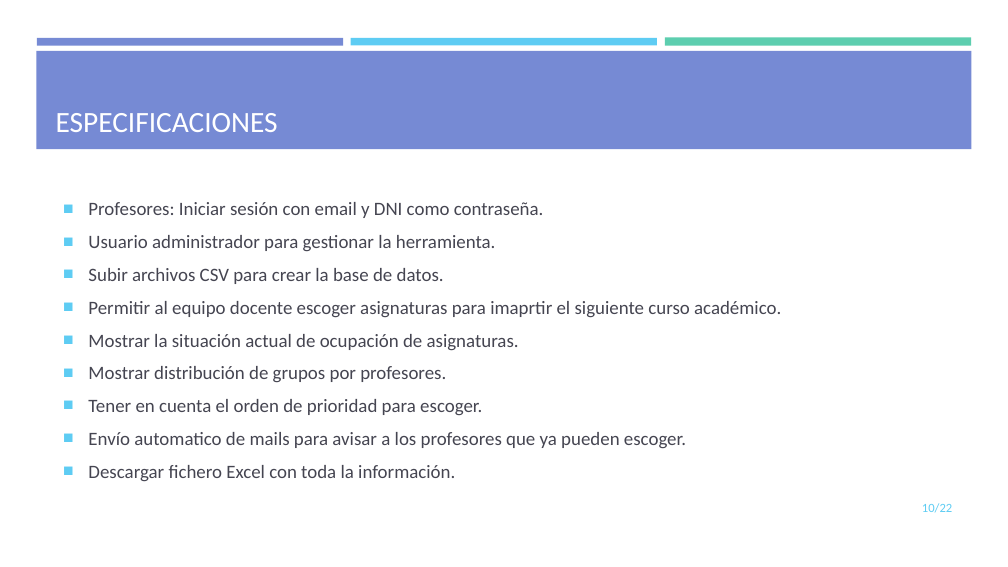
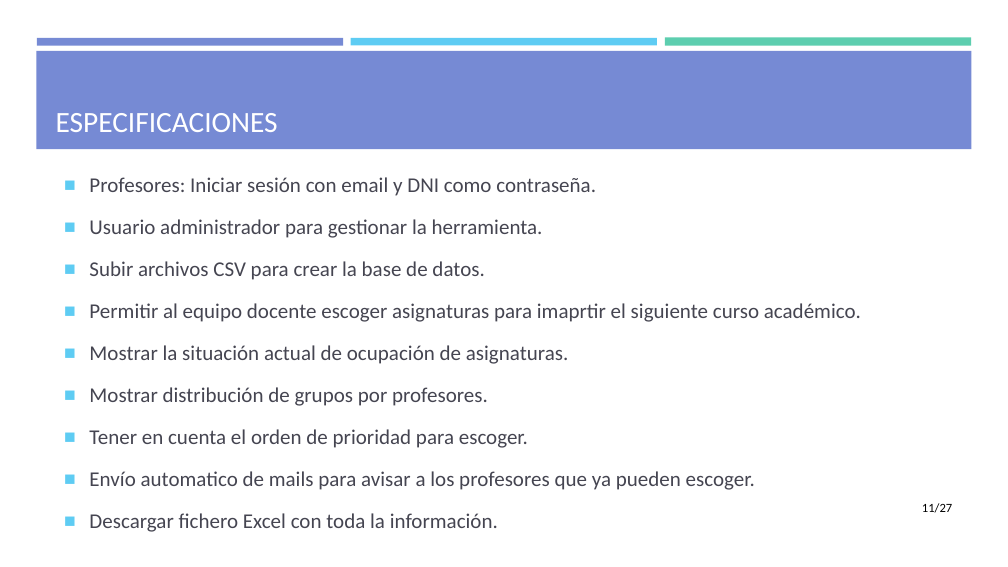
Before and after one commit to mdlunag/tfg, a slide deck: slide 11 of tfg_presentacio.pptx (slide 10 before the commit). Drawn at 1008x567 pixels with LibreOffice and Linux fonts; fonts in the diff are those of the drawing. Boxes give left, top, right and bottom in pixels: in the first picture for what was removed or moved away, otherwise in the second. Text is boxed around its words. In the diff, an @@ line names an element or a change of style, - is before the commit and + after.

```diff
--- a/tfg_presentacio.pptx
+++ b/tfg_presentacio.pptx
@@ text "Profesores: Iniciar sesión con email ...": place and size @@
-text "Profesores: Iniciar sesión con email ..." at [88, 202, 781, 481]
+text "Profesores: Iniciar sesión con email ..." at [89, 177, 861, 532]
@@ text "Profesores: Iniciar sesión con email ..." at [89, 177, 861, 532]: size 18 to 20 pt; line spacing 1 to 30pt @@
@@ page number at [922, 503, 952, 513]: text changed; text colour #5ECCF3 to #000000 @@
-10/22
+11/27
```
Also in this commit, not shown: 19 other slides changed, 5 slides added, 1 other file.
